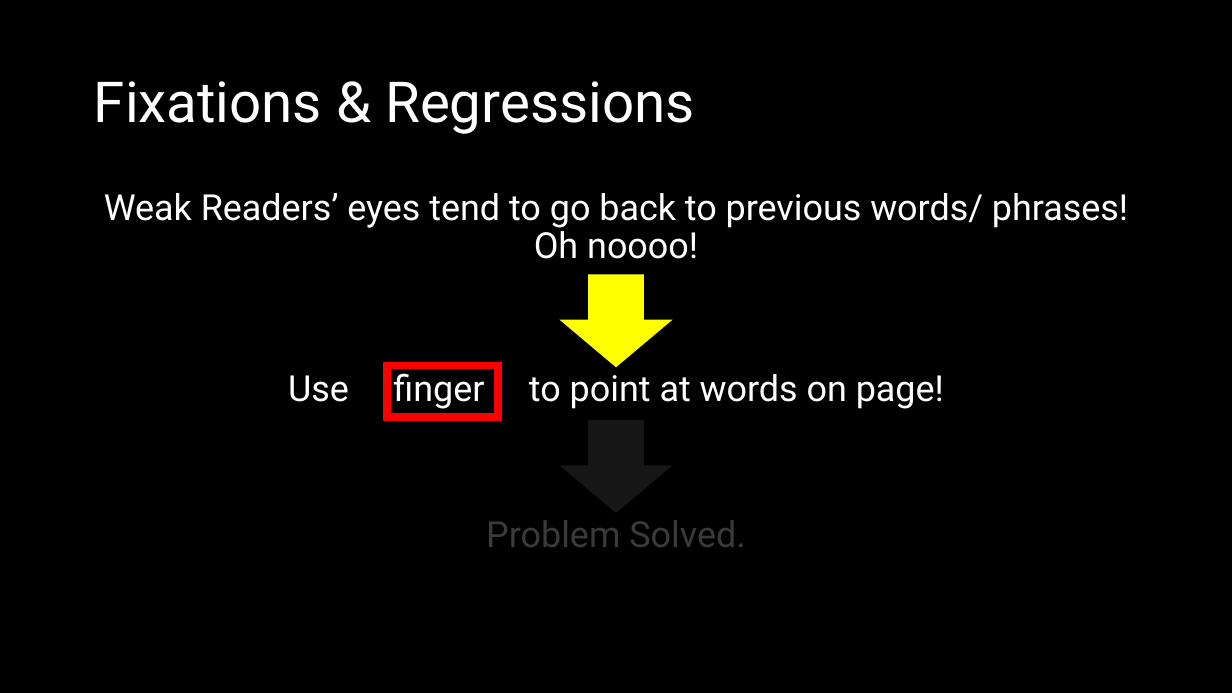
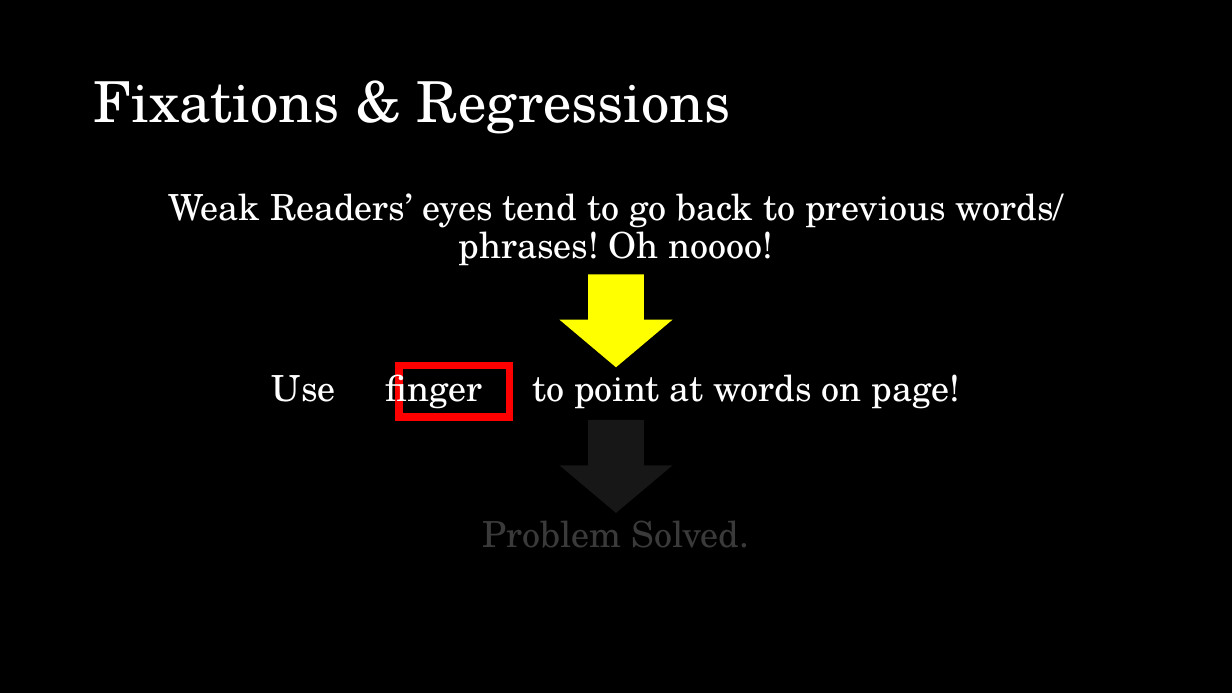
Before and after one commit to shafiqr-kmsw/matricphys, a slide deck: slide 62 of howtoreadbook/slides.pptx. Drawn at 1232x693 pixels with LibreOffice and Linux fonts; fonts in the diff are those of the drawing. Boxes give left, top, right and bottom in pixels: in the first picture for what was removed or moved away, otherwise in the second. Text is boxed around its words. In the diff, an @@ line names an element or a change of style, - is before the commit and + after.

```diff
--- a/howtoreadbook/slides.pptx
+++ b/howtoreadbook/slides.pptx
@@ rectangle: place and size @@
-rectangle at <box>387,366,498,418</box>
+rectangle at <box>399,366,510,418</box>
@@ font Roboto to TeX Gyre Schola in 4 elements at <box>94,81,731,134</box>, <box>168,193,1064,266</box>, <box>272,366,960,413</box>, <box>483,521,749,547</box> @@
```
Also in this commit, not shown: 58 other slides changed, 1 other file.
